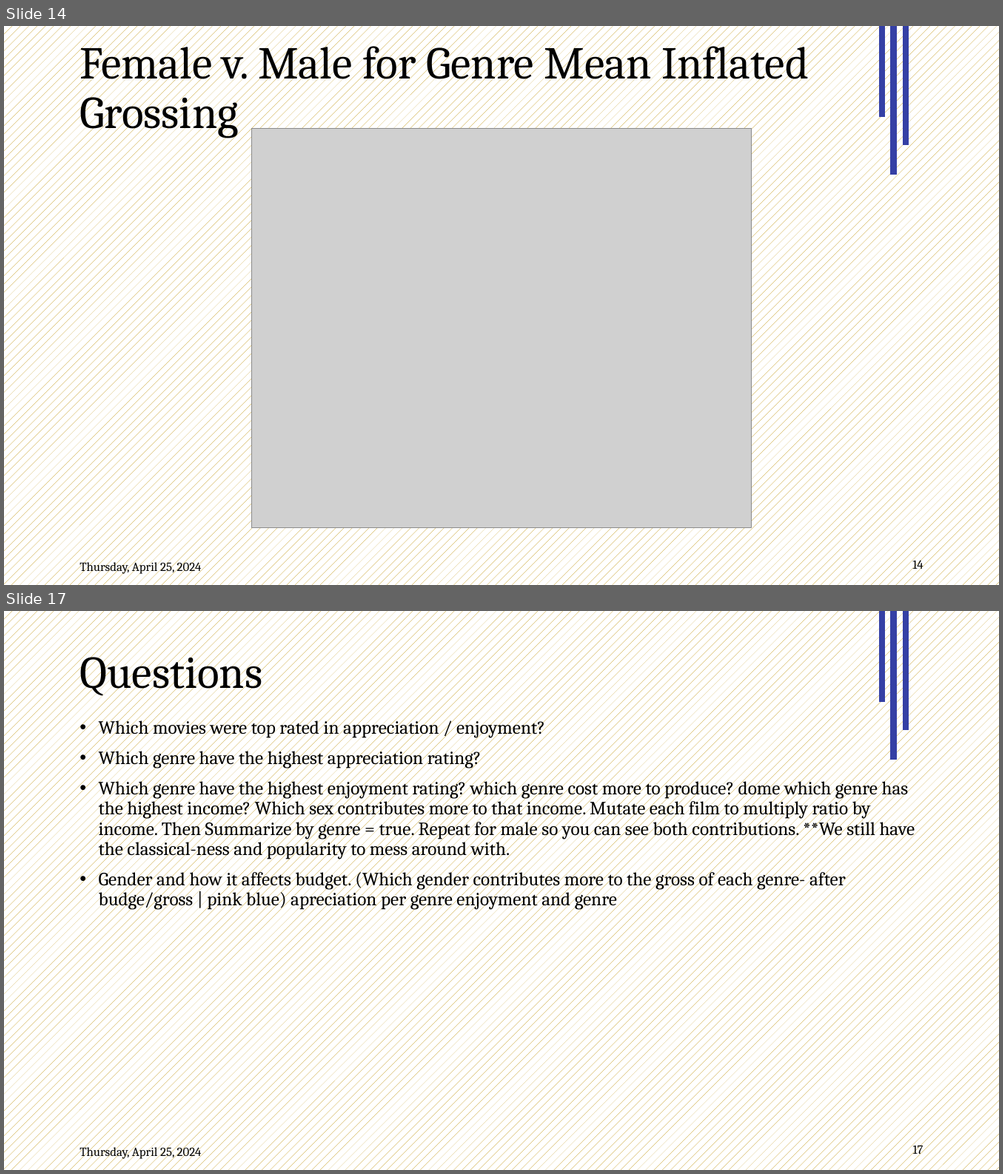
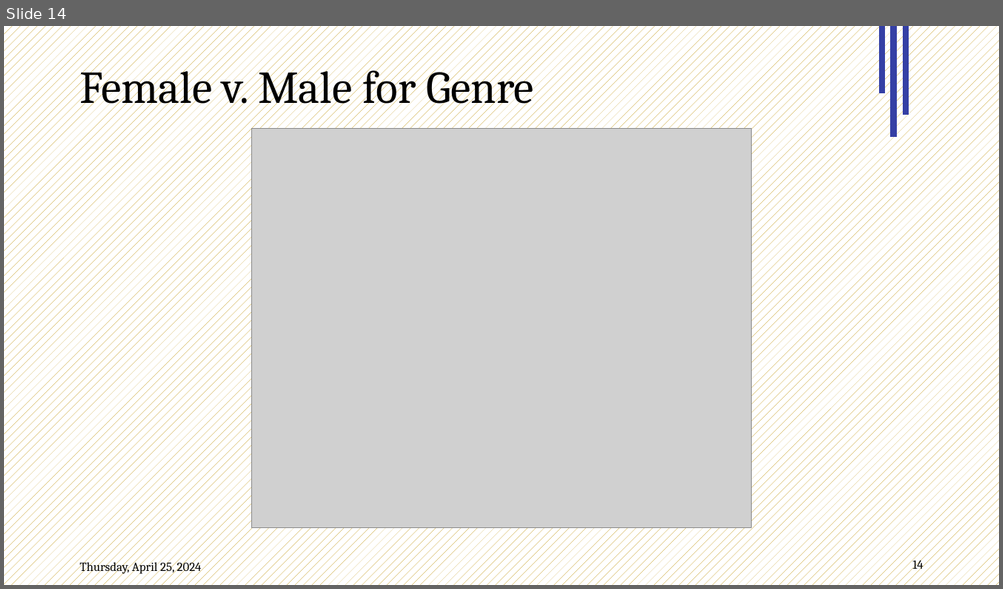
Before and after one commit to Data2401/final-project-fall-2024-classic-films, a slide deck: Slides.pptx. Shown one above the other, each under a label of ours: slides 14 and 17 before the commit, slide 14 after it; the slides between them are not shown. The pictures are 1003x1174 and 1003x589 pixels, drawn with LibreOffice and Linux fonts; fonts in the diff are those of the drawing; grey boxes stand for pictures; background and template pictures are left out. Boxes give left, top, right and bottom in pixels: in the first picture for what was removed or moved away, otherwise in the second. Text is boxed around its words. In the diff, an @@ line names an element or a change of style, - is before the commit and + after.

```diff
--- a/Slides.pptx
+++ b/Slides.pptx
@@ slide 17 removed at <box>4,611,999,1170</box>, background pattern #BF9000 on #FFFFFF; not listed: 5 template elements that a slide beside it also shows @@
@@ title removed at <box>79,647,262,698</box> @@
-Questions
@@ text removed at <box>99,717,915,910</box> @@
-• Which movies were top rated in appreciation / enjoyment?
-• Which genre have the highest appreciation rating?
-• Which genre have the highest enjoyment rating? which genre cost more to produce? dome which genre has the highest income? Which sex contributes more to that income. Mutate each film to multiply ratio by income. Then Summarize by genre = true. Repeat for male so you can see both contributions. **We still have the classical-ness and popularity to mess around with.
-• Gender and how it affects budget. (Which gender contributes more to the gross of each genre- after budge/gross | pink blue) apreciation per genre enjoyment and genre
@@ slide 14 changed as well @@
@@ line moved from (893, 175) - (893, 26) to (882, 94) - (882, 26) @@
@@ line moved from (906, 145) - (906, 26) to (893, 137) - (893, 26) @@
@@ line moved from (882, 117) - (882, 26) to (906, 115) - (906, 26) @@
@@ title at <box>79,62,533,113</box>: text changed @@
-Female v. Male for Genre Mean Inflated Grossing
+Female v. Male for Genre
```
Also in this commit, not shown: 13 other slides changed, 2 slides added, 2 other slides removed, 2 other files.
